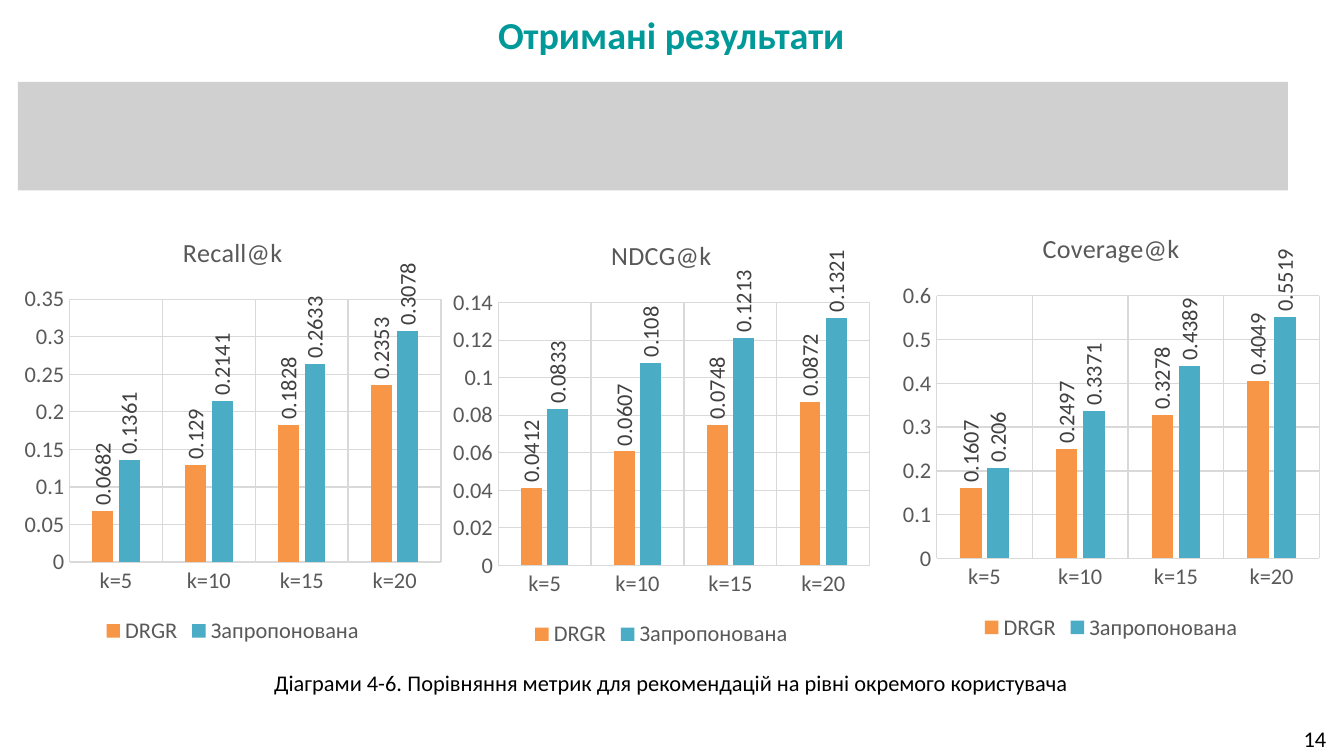
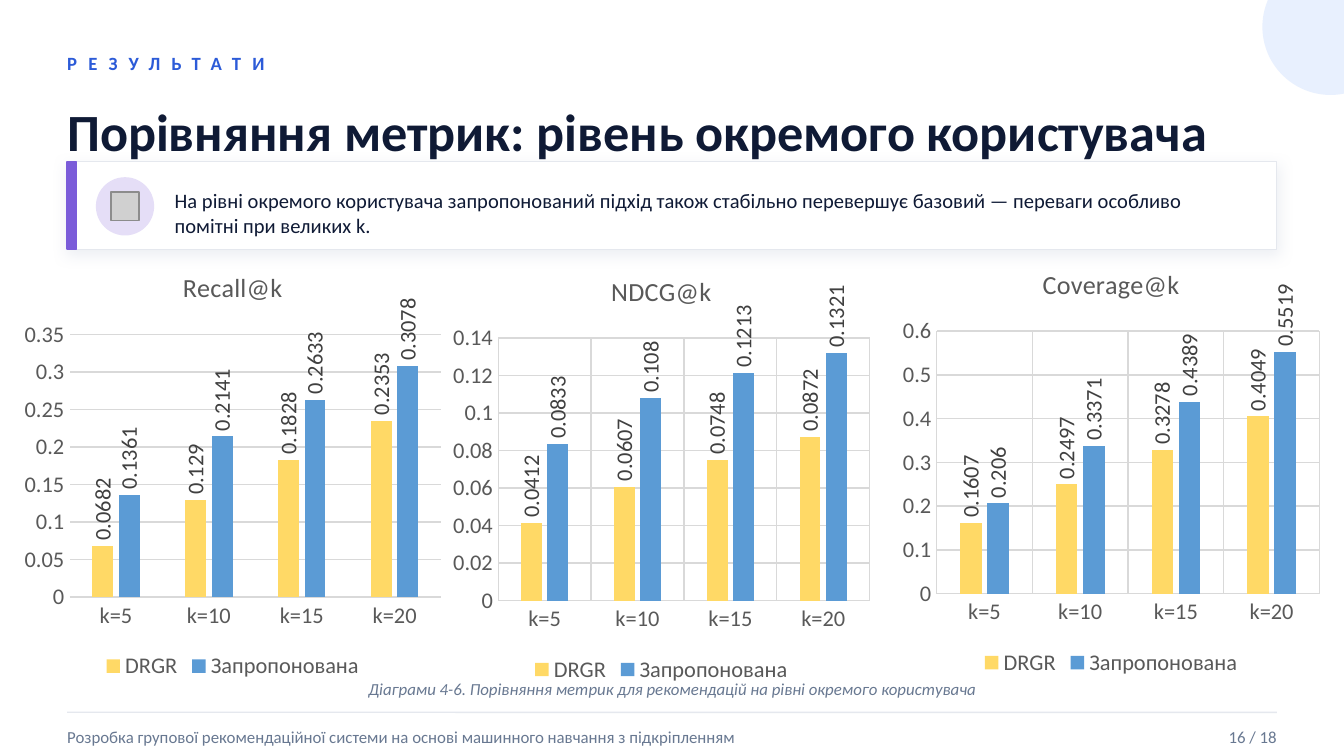
Before and after one commit to BohdanRomaniuk/IAC-Group-Recommender, a slide deck: slide 16 of docs/Presentation - Project.pptx (slide 14 before the commit). Drawn at 1344x756 pixels with LibreOffice and Linux fonts; fonts in the diff are those of the drawing; grey boxes stand for pictures; background and template pictures are left out. Boxes give left, top, right and bottom in pixels: in the first picture for what was removed or moved away, otherwise in the second. Text is boxed around its words. In the diff, an @@ line names an element or a change of style, - is before the commit and + after.

```diff
--- a/docs/Presentation - Project.pptx
+++ b/docs/Presentation - Project.pptx
@@ text at [498, 22, 845, 55]: text changed; size 20.4 to 10 pt; text colour #009999 to #2C5BD8 @@
-Отримані результати
+РЕЗУЛЬТАТИ
@@ ellipse added at [1263, 0, 1344, 94], fill #E8F0FE, outline #E8F0FE 1 pt @@
@@ picture removed at [17, 82, 1288, 191] @@
@@ text added at [67, 114, 1207, 163], 28 pt, text #0F1A35, bold @@
+Порівняння метрик: рівень окремого користувача
@@ rectangle added at [67, 163, 1277, 250], fill #FFFFFF, outline #E5E8EE 0.5 pt @@
@@ rectangle added at [67, 163, 77, 250], fill #7B5CD9, outline #7B5CD9 1 pt @@
@@ ellipse added at [97, 177, 153, 234], fill #E5DEF7, outline #E5DEF7 1 pt @@
@@ picture added at [110, 192, 138, 220] @@
@@ text added at [175, 194, 1181, 237], 11 pt, text #0F1A35 @@
+На рівні окремого користувача запропонований підхід також стабільно перевершує базовий — переваги особливо помітні при великих k.
@@ column chart at [16, 249, 450, 684] @@
@@ colour of DRGR #F79646 to #FFD966 @@
@@ colour of Запропонована #4BACC6 to #5B9BD5 @@
@@ category axis changed @@
@@ 3 column charts: place and size @@
-3 column charts at [16, 210, 1328, 652]
+3 column charts at [16, 245, 1328, 688]
@@ column chart at [445, 253, 879, 688] @@
@@ colour of DRGR #F79646 to #FFD966 @@
@@ colour of Запропонована #4BACC6 to #5B9BD5 @@
@@ column chart at [894, 245, 1328, 680] @@
@@ colour of DRGR #F79646 to #FFD966 @@
@@ colour of Запропонована #4BACC6 to #5B9BD5 @@
@@ text "Діаграми 4-6. Порівняння метрик для ...": place and size @@
-text "Діаграми 4-6. Порівняння метрик для ..." at [274, 675, 1068, 695]
+text "Діаграми 4-6. Порівняння метрик для ..." at [368, 683, 976, 698]
@@ text "Діаграми 4-6. Порівняння метрик для ..." at [368, 683, 976, 698]: size 12 to 9 pt, text colour #000000 to #687891, italic on; line spacing 1.07 to 1; less space between paragraphs; vertical alignment top to middle @@
@@ line added from (67, 712) to (1277, 712), #E5E8EE 0.75 pt @@
@@ text added at [67, 731, 734, 746], 9 pt, text #687891 @@
+Розробка групової рекомендаційної системи на основі машинного навчання з підкріпленням
@@ text added at [1229, 731, 1277, 743], 9 pt, text #687891 @@
+16 / 18
@@ text removed at [1304, 732, 1327, 747] @@
-14
```
Also in this commit, not shown: 11 other slides changed, 6 slides added, 4 slides removed, 1 other file.
